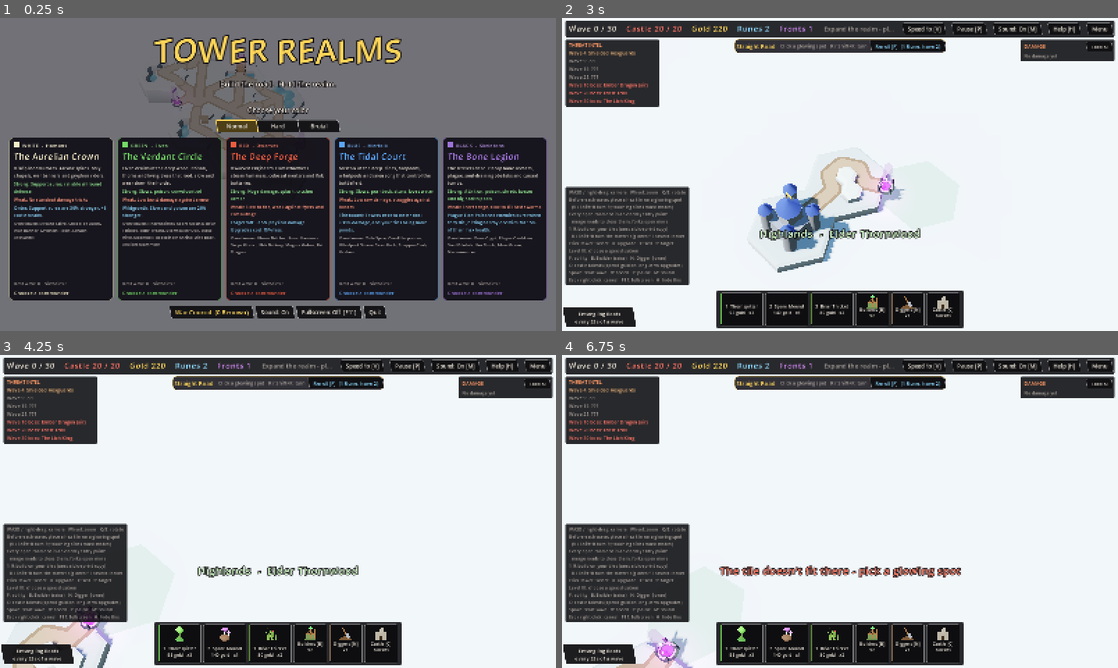
Above: before the commit, frames 1-4 (two rows, left to right).
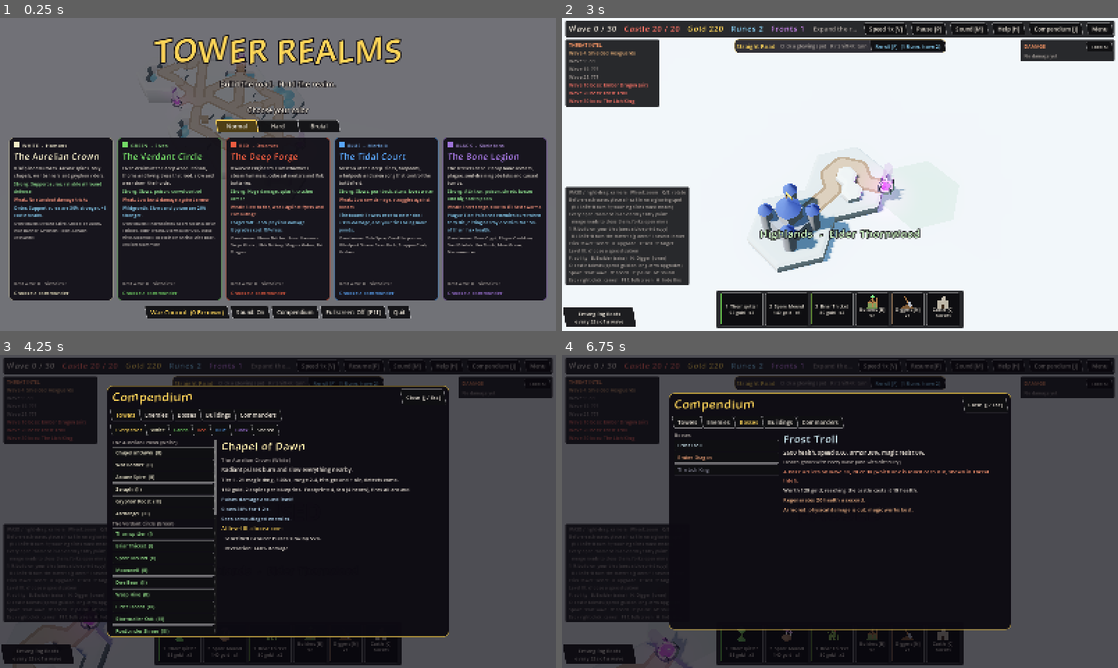
Above: after the commit, the same moments.

Repository: munkeemann/Tower_Defense
Game: Godot game, scene res://scenes/main.tscn
Same seed, same stepped clock (60 frames per second), same inputs: the game is played once before the commit and once after it.
Inputs (mouse positions are in pixels of both pictures, inside the frame that each line leads up to):
- Up to frame 1 (0.25 s): no input
- Up to frame 2 (3 s): click (623, 218) at 0.52 s; click "Back" at 1.25 s; click (728, 218) at 2.02 s; click (701, 187) at 2.77 s
- Up to frame 3 (4.25 s): tap A at 3.5 s; move the mouse to (400, 495) at 3.52 s; hold D from 3.53 s (still down); hold E from 3.53 s (still down); tap J at 3.6 s; click (400, 495) at 3.67 s; tap Space at 3.77, 4.07 s
- Up to frame 4 (6.75 s): release D at 4.25 s; release E at 4.25 s; click (689, 414) at 4.25 s, where only the run after the commit has a clickable "Towers"; click (717, 414) at 5 s, where only the run after the commit has a clickable "Enemies"; click (689, 420) at 5.75 s, where only the run after the commit has a clickable "Towers"; click (751, 414) at 6.5 s, where only the run after the commit has a clickable "Bosses"

The runs differ from the first frame. In frame 1, 0.8% of the frame differs, in the area x 26-74%, y 92-96%; in frame 2, 1.2%; in frame 3, 94%; in frame 4, 94%, in the area x 0-100%, y 0-100%.

Commit message:
Compendium on the main menu and in the top bar (J)
A Compendium with tabs for Towers (filter by color or shared), Enemies, Bosses,
Buildings and Commanders: a list on the left and the details on the right. Towers
show their role, stats, cost and copies, footprint and arc, damage per second,
every special effect in plain words and both level III specializations; enemies
their health, speed, armor and resist, first wave, gold and leak, traits and the
threats that bring them; commanders their powers, signature and color passive.
It opens from the main menu, the top bar or J, pauses a run while open, and Esc
or J closes it. The sound button reads Sound / Muted to make room. ui_snap has
compendium, codex_enemies and codex_commanders screens.

Co-Authored-By: Claude Opus 5.5 <noreply@anthropic.com>

Diff:
--- a/scripts/game.gd
+++ b/scripts/game.gd
@@ -3217,6 +3217,12 @@
 
 ## shift: Shift+R turns towers and tiles the other way.
 func _handle_key(code: Key, shift := false) -> void:
+	if code == KEY_J or (code == KEY_ESCAPE and hud.compendium_open()):
+		if state != S.MENU or hud.compendium_open():
+			hud.toggle_compendium()
+		return
+	if hud.compendium_open():
+		return
 	if state == S.EXPAND:
 		match code:
 			KEY_R: _rotate_tile(-1 if shift else 1)
--- a/scripts/hud.gd
+++ b/scripts/hud.gd
@@ -245,7 +245,7 @@
 	p.offset_top = 8
 	root.add_child(p)
 	var h := HBoxContainer.new()
-	h.add_theme_constant_override("separation", 18 if kenney else 28)
+	h.add_theme_constant_override("separation", 15 if kenney else 22)
 	p.add_child(h)
 	top_wave = _title("Wave 0/30", 23)
 	top_hp = _title("Castle 20/20", 23, HP_C)
@@ -267,8 +267,9 @@
 	pause_btn = _button("Pause [P]", func(): game.toggle_pause())
 	mute_btn = _button("Sound [M]", func(): game.toggle_mute())
 	var help_btn := _button("Help [H]", func(): help_panel.visible = not help_panel.visible)
+	var comp_btn := _button("Compendium [J]", func(): toggle_compendium())
 	var menu_btn := _button("Menu", func(): game.open_menu())
-	for b in [speed_btn, pause_btn, mute_btn, help_btn, menu_btn]:
+	for b in [speed_btn, pause_btn, mute_btn, help_btn, comp_btn, menu_btn]:
 		h.add_child(b)
 
 
@@ -524,7 +525,7 @@
 	top_fronts.text = "Fronts %d" % game.board.battlefronts()
 	top_phase.text = game.phase_text()
 	speed_btn.text = "Speed %dx [V]" % int(game.speed)
-	mute_btn.text = "Sound: %s [M]" % ("Off" if game.audio.muted else "On")
+	mute_btn.text = "Muted [M]" if game.audio.muted else "Sound [M]"
 
 
 # ------------------------------------------------------------------ tower info panel
@@ -1483,6 +1484,7 @@
 	foot.add_child(_button("Sound: %s" % ("Off" if game.audio.muted else "On"), func():
 		game.toggle_mute()
 		show_menu(game.stats), 16))
+	foot.add_child(_button("Compendium", func(): toggle_compendium(), 16))
 	foot.add_child(_button("Fullscreen: %s  [F11]" % ("On" if game.is_fullscreen() else "Off"), func(): game.toggle_fullscreen(), 16))
 	foot.add_child(_button("Quit", func(): game.get_tree().quit()))
 
@@ -1705,3 +1707,299 @@
 	foot.alignment = BoxContainer.ALIGNMENT_CENTER
 	v.add_child(foot)
 	foot.add_child(_button("Back", func(): show_menu(game.stats), 18))
+
+
+# ------------------------------------------------------------------ compendium (menu and J in a run)
+
+var comp_root: Control = null
+var _comp_tab := "towers"
+var _comp_filter := ""            # towers: "" for every color, a faction id, or "shared"
+var _comp_pick := ""              # what the detail pane shows
+var _comp_list: VBoxContainer
+var _comp_detail: VBoxContainer
+var _comp_paused := false
+const COMP_TABS := [["towers", "Towers"], ["enemies", "Enemies"], ["bosses", "Bosses"], ["buildings", "Buildings"],
+	["commanders", "Commanders"]]
+
+
+func compendium_open() -> bool:
+	return comp_root != null and is_instance_valid(comp_root)
+
+
+## Opens or closes the compendium. In a run it pauses the game while it's open.
+func toggle_compendium() -> void:
+	if compendium_open():
+		close_compendium()
+		return
+	game.sfx("click")
+	if game.state != Game.S.MENU and not game.paused:
+		game._set_paused(true)
+		_comp_paused = true
+	_build_compendium()
+
+
+func close_compendium() -> void:
+	if compendium_open():
+		comp_root.queue_free()
+	comp_root = null
+	if _comp_paused:
+		_comp_paused = false
+		game._set_paused(false)
+
+
+func _build_compendium() -> void:
+	if compendium_open():
+		comp_root.queue_free()
+	comp_root = Control.new()
+	comp_root.set_anchors_preset(Control.PRESET_FULL_RECT)
+	root.add_child(comp_root)
+	var shade := ColorRect.new()
+	shade.color = Color(0.03, 0.02, 0.05, 0.7)
+	shade.set_anchors_preset(Control.PRESET_FULL_RECT)
+	comp_root.add_child(shade)
+	var center := CenterContainer.new()
+	center.set_anchors_preset(Control.PRESET_FULL_RECT)
+	center.mouse_filter = Control.MOUSE_FILTER_IGNORE
+	comp_root.add_child(center)
+	var panel := PanelContainer.new()
+	panel.add_theme_stylebox_override("panel", _panel_box(20, Color(0.05, 0.04, 0.07, 0.96), GOLD_C.darkened(0.3), 2, 16, 16))
+	center.add_child(panel)
+	var v := VBoxContainer.new()
+	v.add_theme_constant_override("separation", 10)
+	panel.add_child(v)
+	var head := HBoxContainer.new()
+	var t := _title("Compendium", 34, GOLD_C)
+	t.size_flags_horizontal = Control.SIZE_EXPAND_FILL
+	head.add_child(t)
+	head.add_child(_button("Close  [J / Esc]", func(): close_compendium(), 15))
+	v.add_child(head)
+	var tabs := HBoxContainer.new()
+	tabs.add_theme_constant_override("separation", 8)
+	v.add_child(tabs)
+	for tb in COMP_TABS:
+		var b := _button(tb[1], func():
+			_comp_tab = tb[0]
+			_comp_pick = ""
+			_build_compendium(), 16)
+		if tb[0] == _comp_tab:
+			b.add_theme_color_override("font_color", GOLD_C)
+		tabs.add_child(b)
+	if _comp_tab == "towers":
+		var filt := HBoxContainer.new()
+		filt.add_theme_constant_override("separation", 6)
+		v.add_child(filt)
+		var opts: Array = [["", "Every color", TEXT_C]]
+		for fid in GameData.FACTIONS:
+			opts.append([fid, String(GameData.FACTIONS[fid]["pie"]), GameData.FACTIONS[fid]["color"]])
+		opts.append(["shared", "Shared", TEXT_C])
+		for o in opts:
+			var b := _button(o[1], func():
+				_comp_filter = o[0]
+				_comp_pick = ""
+				_build_compendium(), 14)
+			b.add_theme_color_override("font_color", (o[2] as Color) if o[0] != _comp_filter else GOLD_C)
+			filt.add_child(b)
+	var body := HBoxContainer.new()
+	body.add_theme_constant_override("separation", 14)
+	v.add_child(body)
+	var ls := ScrollContainer.new()
+	ls.custom_minimum_size = Vector2(300, 560)
+	ls.horizontal_scroll_mode = ScrollContainer.SCROLL_MODE_DISABLED
+	body.add_child(ls)
+	_comp_list = VBoxContainer.new()
+	_comp_list.add_theme_constant_override("separation", 3)
+	_comp_list.size_flags_horizontal = Control.SIZE_EXPAND_FILL
+	ls.add_child(_comp_list)
+	var ds := ScrollContainer.new()
+	ds.custom_minimum_size = Vector2(640, 560)
+	ds.horizontal_scroll_mode = ScrollContainer.SCROLL_MODE_DISABLED
+	body.add_child(ds)
+	_comp_detail = VBoxContainer.new()
+	_comp_detail.add_theme_constant_override("separation", 6)
+	ds.add_child(_comp_detail)
+	var items := _comp_items()
+	var last_group := ""
+	for it in items:
+		if String(it[3]) != last_group:
+			last_group = it[3]
+			_comp_list.add_child(_label(last_group, 14, DIM_C))
+		var b := _button(it[1], func():
+			_comp_pick = it[0]
+			_show_comp_detail(), 14)
+		b.alignment = HORIZONTAL_ALIGNMENT_LEFT
+		b.add_theme_color_override("font_color", it[2])
+		_comp_list.add_child(b)
+	if _comp_pick == "" and not items.is_empty():
+		_comp_pick = items[0][0]
+	_show_comp_detail()
+
+
+## The list for the open tab: [key, label, colour, group heading] each.
+func _comp_items() -> Array:
+	var out: Array = []
+	match _comp_tab:
+		"towers":
+			var groups: Array = []
+			for fid in GameData.FACTIONS:
+				if _comp_filter in ["", fid]:
+					var f: Dictionary = GameData.FACTIONS[fid]
+					groups.append(["%s (%s)" % [f["name"], f["pie"]], f["towers"], f["color"]])
+			if _comp_filter in ["", "shared"]:
+				groups.append(["Shared (every color)", GameData.SHARED_TOWERS, TEXT_C])
+			for g in groups:
+				var ids: Array = (g[1] as Array).duplicate()
+				ids.sort_custom(func(a, b): return GameData.tier_of(a) < GameData.tier_of(b) or (GameData.tier_of(a) == GameData.tier_of(b) and int(GameData.TOWERS[a]["cost"]) < int(GameData.TOWERS[b]["cost"])))
+				for tid in ids:
+					out.append(["t:" + tid, "%s  (%s)" % [GameData.TOWERS[tid]["name"], GameData.TIER_NAMES[GameData.tier_of(tid)]], (g[2] as Color).lerp(Color.WHITE, 0.25), g[0]])
+		"enemies", "bosses":
+			var ids: Array = GameData.ENEMIES.keys().filter(func(k): return GameData.ENEMIES[k].get("boss", false) == (_comp_tab == "bosses"))
+			ids.sort_custom(func(a, b): return int(GameData.ENEMIES[a]["min_wave"]) < int(GameData.ENEMIES[b]["min_wave"]))
+			for eid in ids:
+				var ed: Dictionary = GameData.ENEMIES[eid]
+				var grp := "Bosses" if _comp_tab == "bosses" else ("Flyers" if ed.get("flying", false) else "On foot")
+				out.append(["e:" + eid, String(ed["name"]), (ed["color"] as Color).lerp(Color.WHITE, 0.35), grp])
+			out.sort_custom(func(a, b): return String(a[3]) > String(b[3]) if a[3] != b[3] else false)
+		"buildings":
+			for grp in [["tower", "Empower towers next to them"], ["economy", "Resources after every wave"], ["realm", "Empower your realm"]]:
+				for k in GameData.NEUTRALS:
+					if GameData.NEUTRALS[k].get("group", "tower") == grp[0]:
+						out.append(["n:" + k, String(GameData.NEUTRALS[k]["name"]), Color(1.0, 0.8, 0.45), grp[1]])
+		"commanders":
+			for hid in GameData.HEROES:
+				var hd: Dictionary = GameData.HEROES[hid]
+				var f: Dictionary = GameData.FACTIONS[hd["faction"]]
+				out.append(["h:" + hid, String(hd["name"]), (f["color"] as Color).lerp(Color.WHITE, 0.25), "%s (%s)" % [f["name"], f["pie"]]])
+	return out
+
+
+func _show_comp_detail() -> void:
+	for c in _comp_detail.get_children():
+		c.queue_free()
+	var key := _comp_pick
+	if key == "":
+		return
+	var kind := key.substr(0, 1)
+	var id := key.substr(2)
+	var lines: Array = []          # [text, size, colour]
+	match kind:
+		"t":
+			var d: Dictionary = GameData.TOWERS[id]
+			var owner := "Shared (every color)"
+			for fid in GameData.FACTIONS:
+				if id in GameData.FACTIONS[fid]["towers"]:
+					owner = "%s (%s)" % [GameData.FACTIONS[fid]["name"], GameData.FACTIONS[fid]["pie"]]
+			_comp_detail.add_child(_title(d["name"], 30, (d["color"] as Color).lerp(Color.WHITE, 0.2)))
+			lines.append([owner, 15, DIM_C])
+			lines.append([String(d["desc"]), 16, TEXT_C])
+			lines.append([game.tower_stat_line(id) + ".", 15, TEXT_C])
+			var shape: Dictionary = GameData.shape_of(id)
+			var arc := GameData.arc_of(id)
+			lines.append(["%d gold, %d cop%s per blueprint.  Footprint: %s (%d hex%s), %s." % [int(d["cost"]), int(d.get("copies", 1)),
+				"y" if int(d.get("copies", 1)) == 1 else "ies", shape["name"], (shape["cells"] as Array).size(),
+				"" if (shape["cells"] as Array).size() == 1 else "es", "fires all around" if arc >= 359.0 else "fires in a %d degree arc" % int(arc)], 15, TEXT_C])
+			if not String(d["attack"]).begins_with("aura") and float(d.get("rate", 0.0)) > 0.0:
+				lines.append(["About %d damage per second at level I (one target)." % int(round(float(d["dmg"]) * float(d["rate"]))), 15, TEXT_C])
+			for x in _comp_tower_effects(d):
+				lines.append([x, 15, Color(0.75, 0.9, 1.0)])
+			if GameData.SPECS.has(id):
+				lines.append(["At level III, choose one:", 16, GOLD_C])
+				for sp in GameData.SPECS[id]:
+					lines.append(["  %s: %s" % [sp["name"], sp["desc"]], 15, TEXT_C])
+		"e":
+			var ed: Dictionary = GameData.ENEMIES[id]
+			_comp_detail.add_child(_title(ed["name"], 30, (ed["color"] as Color).lerp(Color.WHITE, 0.3)))
+			lines.append(["%d health, speed %.2f, armor %d%%, magic resist %d%%." % [int(ed["hp"]), float(ed["speed"]),
+				int(round(float(ed["armor"]) * 100)), int(round(float(ed["resist"]) * 100))], 16, TEXT_C])
+			lines.append(["Health grows with every wave (and with difficulty).", 14, DIM_C])
+			if ed.get("boss", false):
+				lines.append(["A boss: arrives on wave 10, 20 or 30 (which one is rolled each run, shown in Threat Intel).", 15, Color(1, 0.6, 0.45)])
+			elif int(ed["min_wave"]) < 900:
+				lines.append(["First seen on wave %d." % int(ed["min_wave"]), 15, TEXT_C])
+			lines.append(["Worth %d gold; reaching the castle costs it %d health." % [int(ed["gold"]), int(ed["leak"])], 15, TEXT_C])
+			for x in _comp_enemy_traits(ed):
+				lines.append([x, 15, Color(1.0, 0.75, 0.55)])
+			for th in GameData.THREATS:
+				var tt: Dictionary = GameData.THREATS[th]
+				if tt["enemy"] == id:
+					lines.append(["Threat '%s': %s" % [tt["name"], tt["desc"]], 15, Color(1, 0.6, 0.4)])
+		"n":
+			var nd: Dictionary = GameData.NEUTRALS[id]
+			_comp_detail.add_child(_title(nd["name"], 30, Color(1.0, 0.8, 0.45)))
+			lines.append([String(nd["desc"]), 16, TEXT_C])
+			lines.append(["Neutral buildings come on new tiles (the tile bar names one before you place it). Once the tile is yours, it works for you; several of a kind stack.", 15, DIM_C])
+		"h":
+			var hd: Dictionary = GameData.HEROES[id]
+			var f: Dictionary = GameData.FACTIONS[hd["faction"]]
+			_comp_detail.add_child(_title(hd["name"], 30, (f["color"] as Color).lerp(Color.WHITE, 0.2)))
+			lines.append(["Commands %s (%s). %s" % [f["name"], f["pie"], "Free." if int(hd["cost"]) == 0 else "Unlocked for %d Renown." % int(hd["cost"])], 15, DIM_C])
+			for pw in hd["powers"]:
+				lines.append(["- " + String(pw), 16, TEXT_C])
+			if hd.has("sig"):
+				lines.append(["Signature, %s: %s" % [hd["sig"]["name"], hd["sig"]["desc"]], 16, GOLD_C])
+			lines.append(["The color's own passive, %s: %s" % [f["passive_name"], f["passive_desc"]], 15, RECON_C])
+	for ln in lines:
+		_comp_detail.add_child(_wrap_label(ln[0], 630, ln[1], ln[2]))
+
+
+## Plain-words lines for a tower's special effects.
+func _comp_tower_effects(d: Dictionary) -> Array:
+	var out: Array = []
+	var a := String(d["attack"])
+	var kinds := {"arrow": "Shoots homing arrows.", "bolt": "Fires bolts in a straight line.", "lob": "Lobs shots that land in an arc (ground only).",
+		"orb": "Fires slow homing orbs.", "chain": "Lightning that jumps between enemies.", "slam": "Slams the ground where its target stands.",
+		"aura_dmg": "Pulses damage around itself.", "aura_buff": "Boosts the towers around it.", "aura_curse": "Curses the enemies around it.",
+		"breath": "Breathes along a straight line where it faces.", "grasp": "Seizes several enemies at once.", "smite": "Calls down a pillar of light on its target."}
+	if kinds.has(a):
+		out.append(kinds[a])
+	if d.has("splash"):
+		out.append("Splash: %.1f tiles." % float(d["splash"]))
+	if d.has("slow"):
+		out.append("Slows %d%% for %.1f s." % [int(round(float(d["slow"][0]) * 100)), float(d["slow"][1])])
+	if d.has("dot"):
+		out.append("Burns or poisons for %d damage a second over %.0f s." % [int(d["dot"][0]), float(d["dot"][1])])
+	if d.has("stun"):
+		out.append("%d%% chance to stun for %.1f s." % [int(round(float(d["stun"][0]) * 100)), float(d["stun"][1])])
+	if d.has("chain"):
+		out.append("Jumps to %d more enemies." % int(d["chain"]))
+	if d.get("pierce", false):
+		out.append("Pierces every enemy in its line.")
+	if d.has("pct"):
+		out.append("Each hit rips %d%% of the target's current health (bosses resist)." % int(round(float(d["pct"]) * 100)))
+	if d.has("curse"):
+		out.append("Cursed enemies take +%d%% damage from everything." % int(round(float(d["curse"]) * 100)))
+	if d.has("push"):
+		out.append("Can drag enemies back along the road.")
+	if d.has("vuln"):
+		out.append("Hit enemies take +%d%% damage for %.0f s." % [int(round(float(d["vuln"][0]) * 100)), float(d["vuln"][1])])
+	if d.has("grasp"):
+		out.append("Holds up to %d enemies at once." % int(d["grasp"]))
+	if d.has("raise"):
+		out.append("Walkers dying in its reach rise as zombies (up to %d at once)." % int(d["raise"]["max"]))
+	if d.has("buff"):
+		var b: Dictionary = d["buff"]
+		for k in b:
+			out.append("Towers in reach get +%d%% %s." % [int(round(float(b[k]) * 100)), "damage" if k == "dmg" else "attack speed"])
+	if d.get("static", false):
+		out.append("Never turns: aim it with R / Shift+R when you place it.")
+	if d.get("detect", false):
+		out.append("Sees camouflaged enemies.")
+	return out
+
+
+func _comp_enemy_traits(ed: Dictionary) -> Array:
+	var out: Array = []
+	if ed.get("flying", false):
+		out.append("Flies straight from where its road starts to the castle: only towers that hit air can stop it.")
+	if ed.has("split"):
+		out.append("Splits into %d smaller ones when killed." % int(ed["split"]["count"]))
+	if ed.has("heal"):
+		out.append("Heals nearby enemies %d health a second." % int(ed["heal"]["hps"]))
+	if ed.has("regen"):
+		out.append("Regenerates %d health a second." % int(ed["regen"]))
+	if ed.has("summon"):
+		out.append("Summons %d %s every %.1f s." % [int(ed["summon"]["count"]), GameData.ENEMIES[ed["summon"]["type"]]["name"], float(ed["summon"]["every"])])
+	if float(ed["armor"]) >= 0.3:
+		out.append("Armored: physical damage is cut; magic works best.")
+	if float(ed["resist"]) >= 0.3:
+		out.append("Resists magic: physical damage works best.")
+	return out
--- a/tools/ui_snap.gd
+++ b/tools/ui_snap.gd
@@ -4,7 +4,8 @@
 ## the TextServer's own glyph cache, with outlines), textures and color rects. Custom-drawn controls (tile diagrams,
 ## item icons) and 3D portraits don't exist headless, so they show as faint boxes.
 ## Godot --headless --path . --script res://tools/ui_snap.gd -- out_dir [screens] [--no-kenney] --scratch
-##   screens: comma list of menu, heroes, council, run, tile, rewards, info, castle, damage, end (default: all)
+##   screens: comma list of menu, heroes, council, run, tile, rewards, info, castle, damage, compendium, codex_enemies,
+##   codex_commanders, end (default: all)
 ##   --hover: draws the first big card of each screen in its hover style; --deck: a 1280x800 screen
 
 const ALL := ["menu", "heroes", "council", "run", "tile", "rewards", "info", "castle", "end"]
@@ -76,6 +77,16 @@
 				game.towers[i].level = 1 + i % 3
 			game.deselect()
 			hud.refresh_damage(1.0)
+		"compendium", "codex_enemies", "codex_commanders":
+			if game.state == Game.S.MENU:
+				game.start_run("crown")
+			hud.hide_choices()
+			hud.hide_place_hint()
+			game._enter_build()
+			hud._comp_tab = {"compendium": "towers", "codex_enemies": "enemies", "codex_commanders": "commanders"}[s]
+			hud._comp_pick = ""
+			hud.close_compendium()
+			hud.toggle_compendium()
 		"info", "castle":
 			if game.state == Game.S.MENU:
 				game.start_run("crown")
Not shown, changed: README.md
